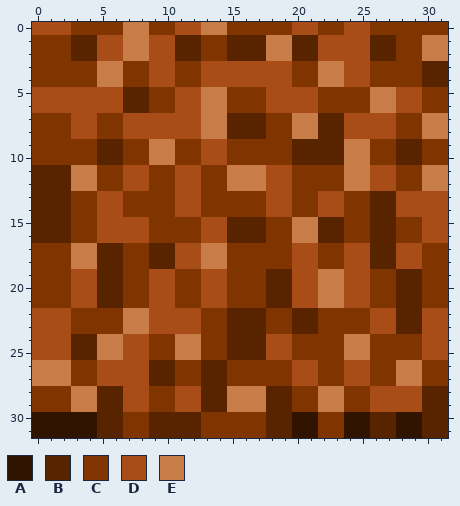
Two states of a pixel-art sprite, Resources/Textures/grass_noplace.png. That is the earlier state.
The file is 32x32 pixels.
Palette (. is transparent): A #301400  B #582400  C #803500  D #a84c18  E #c87d48
Pixels before, first column x 0:
 0 DDDCCCCEECCDDEECCCCCDDCCDDCCCCCC
 1 CCCBBDDEEDDBBCCBBBEEBBDDDDBBCCEE
 2 CCCBBDDEEDDBBCCBBBEEBBDDDDBBCCEE
 3 CCCCCEECCDDCCDDDDDDDCCEEDDCCCCBB
 4 CCCCCEECCDDCCDDDDDDDCCEEDDCCCCBB
 5 DDDDDDDBBCCDDEECCCDDDDCCCCEEDDCC
 6 DDDDDDDBBCCDDEECCCDDDDCCCCEEDDCC
 7 CCCDDCCDDDDDDEEBBBCCEEBBDDDDCCEE
 8 CCCDDCCDDDDDDEEBBBCCEEBBDDDDCCEE
 9 CCCCCBBCCEECCDDCCCCCBBBBEECCBBCC
10 CCCCCBBCCEECCDDCCCCCBBBBEECCBBCC
11 BBBEECCDDCCDDCCEEEDDCCCCEEDDCCEE
12 BBBEECCDDCCDDCCEEEDDCCCCEEDDCCEE
13 BBBCCDDCCCCDDCCCCCDDCCDDCCBBDDDD
14 BBBCCDDCCCCDDCCCCCDDCCDDCCBBDDDD
15 BBBCCDDDDCCCCDDBBBCCEEBBCCBBCCDD
16 BBBCCDDDDCCCCDDBBBCCEEBBCCBBCCDD
17 CCCEEBBCCBBDDEECCCCCDDCCDDBBDDCC
18 CCCEEBBCCBBDDEECCCCCDDCCDDBBDDCC
19 CCCDDBBCCDDCCDDCCCBBDDEEDDCCBBCC
20 CCCDDBBCCDDCCDDCCCBBDDEEDDCCBBCC
21 CCCDDBBCCDDCCDDCCCBBDDEEDDCCBBCC
22 DDDCCCCEEDDDDCCBBBCCBBCCCCDDBBDD
23 DDDCCCCEEDDDDCCBBBCCBBCCCCDDBBDD
24 DDDBBEEDDCCEECCBBBDDCCCCEECCCCDD
25 DDDBBEEDDCCEECCBBBDDCCCCEECCCCDD
26 EEECCDDDDBBCCBBCCCCCDDCCDDCCEECC
27 EEECCDDDDBBCCBBCCCCCDDCCDDCCEECC
28 CCCEEBBDDCCDDBBEEEBBCCEECCDDDDBB
29 CCCEEBBDDCCDDBBEEEBBCCEECCDDDDBB
30 AAAAABBCCBBBBCCCCCBBAACCAABBAABB
31 AAAAABBCCBBBBCCCCCBBAACCAABBAABB
The result:
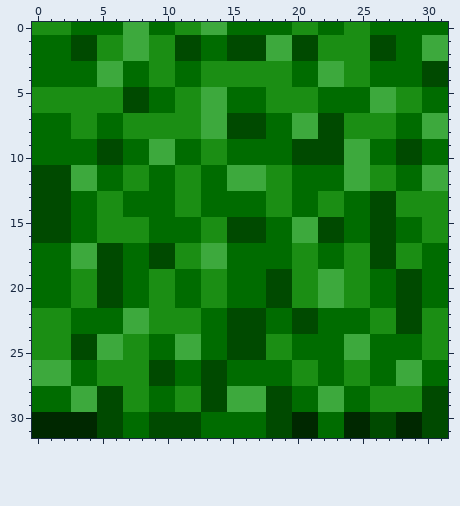
What changed:
colour A: #301400 -> #002800
colour B: #582400 -> #004a00
colour C: #803500 -> #006c00
colour D: #a84c18 -> #1b8e14
colour E: #c87d48 -> #3da93d
Where, in picture pixels (left, top, right, bottom), the same in both pictures:
changed: (32, 22, 448, 438)
